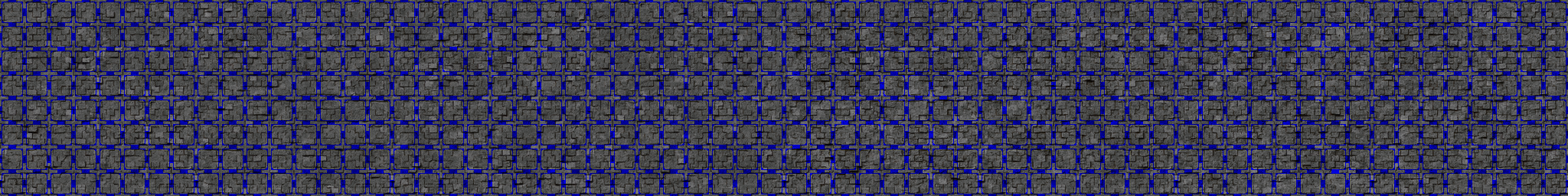
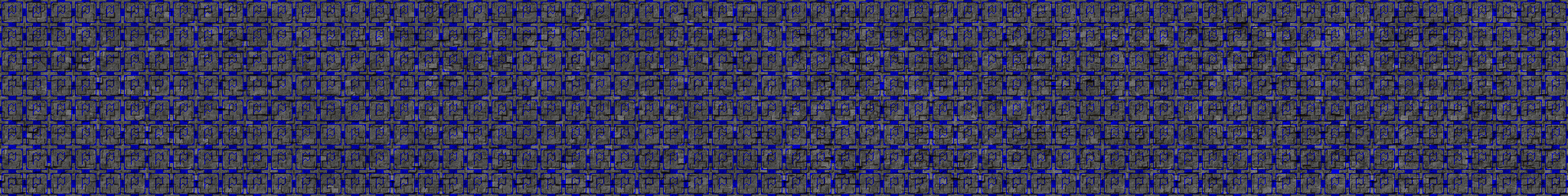
Layers edited between the first and the second 1568x196 image:
painted on "Arrow" over [8, 5, 1560, 193]
